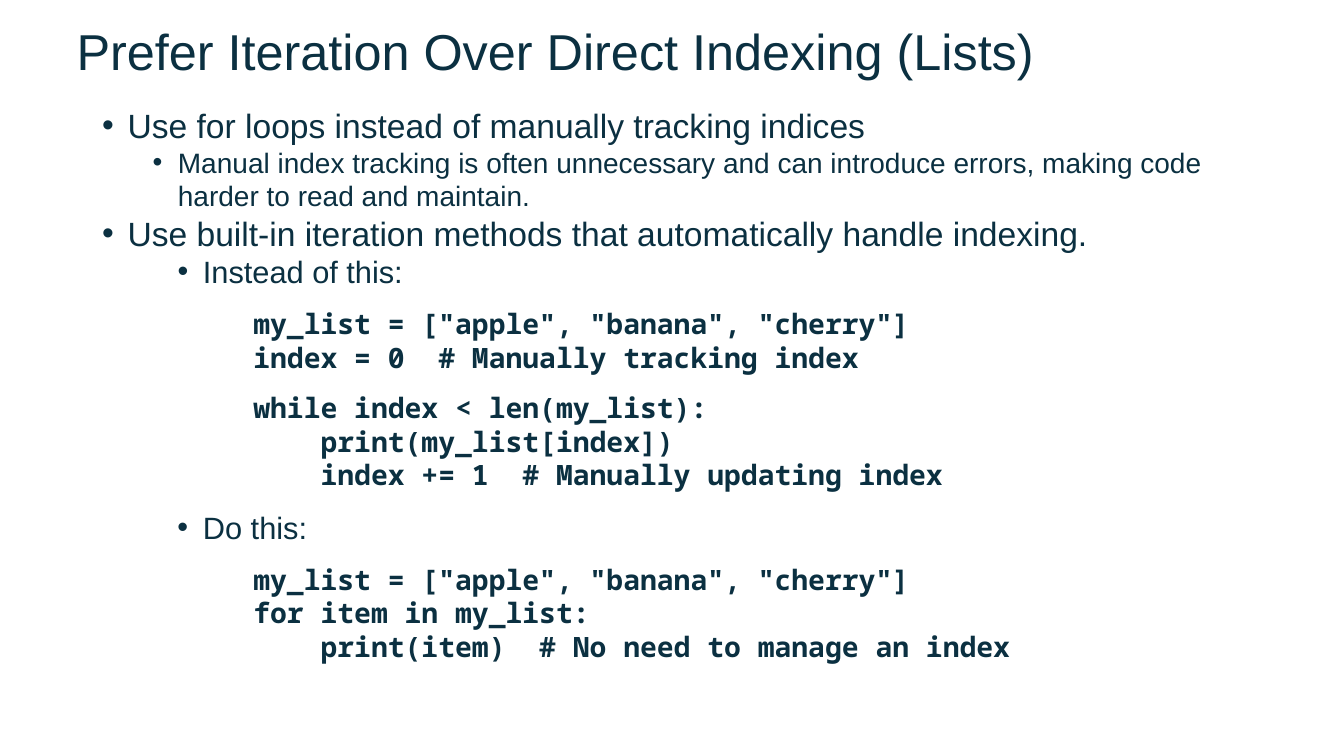
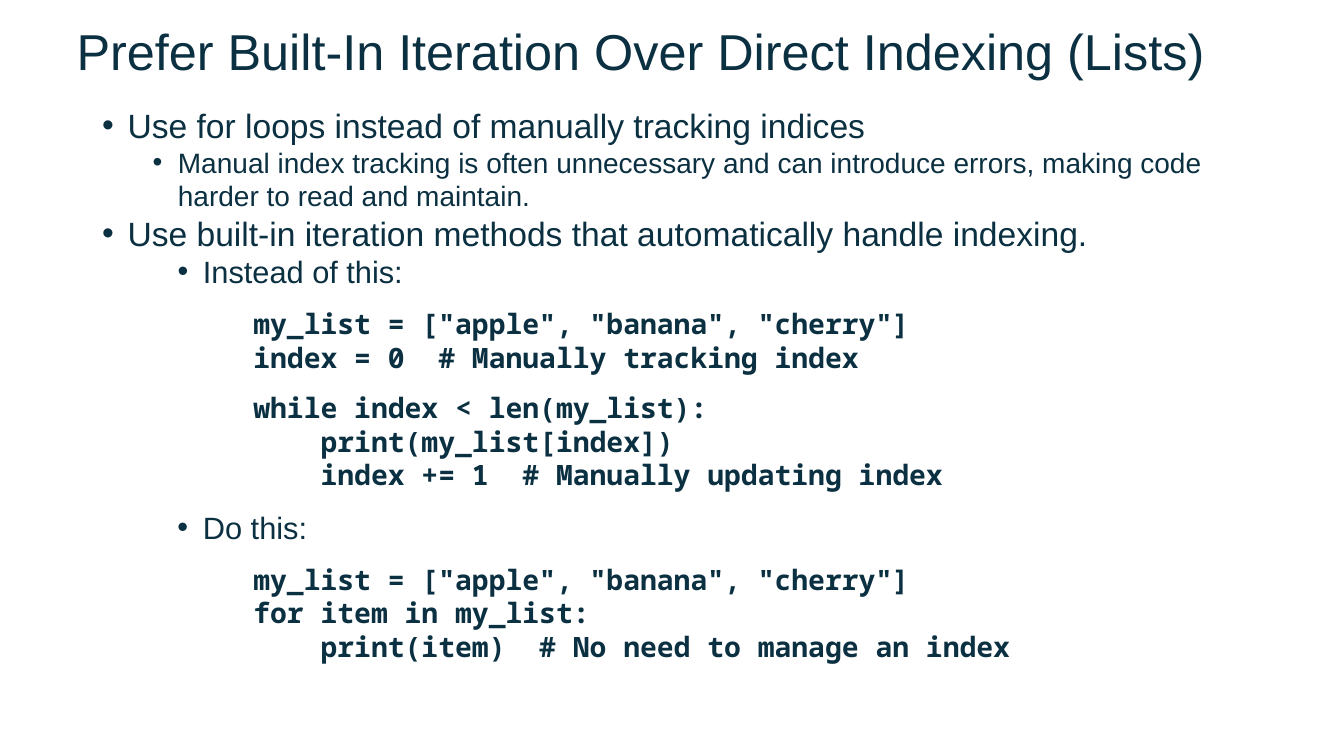
Before and after one commit to FSCJ-FacultyDev/SWC-Columbus-2025, a slide deck: slide 16 of Slides-Day2.pptx. Drawn at 1344x756 pixels with LibreOffice and Linux fonts; fonts in the diff are those of the drawing; background and template pictures are left out. Boxes give left, top, right and bottom in pixels: in the first picture for what was removed or moved away, otherwise in the second. Text is boxed around its words. In the diff, an @@ line names an element or a change of style, - is before the commit and + after.

```diff
--- a/Slides-Day2.pptx
+++ b/Slides-Day2.pptx
@@ text at [77,33,1204,80]: text changed @@
-Prefer Iteration Over Direct Indexing (Lists)
+Prefer Built-In Iteration Over Direct Indexing (Lists)
```
Also in this commit, not shown: 2 other slides changed, 10 slides added, 1 slide removed, 4 other files.
